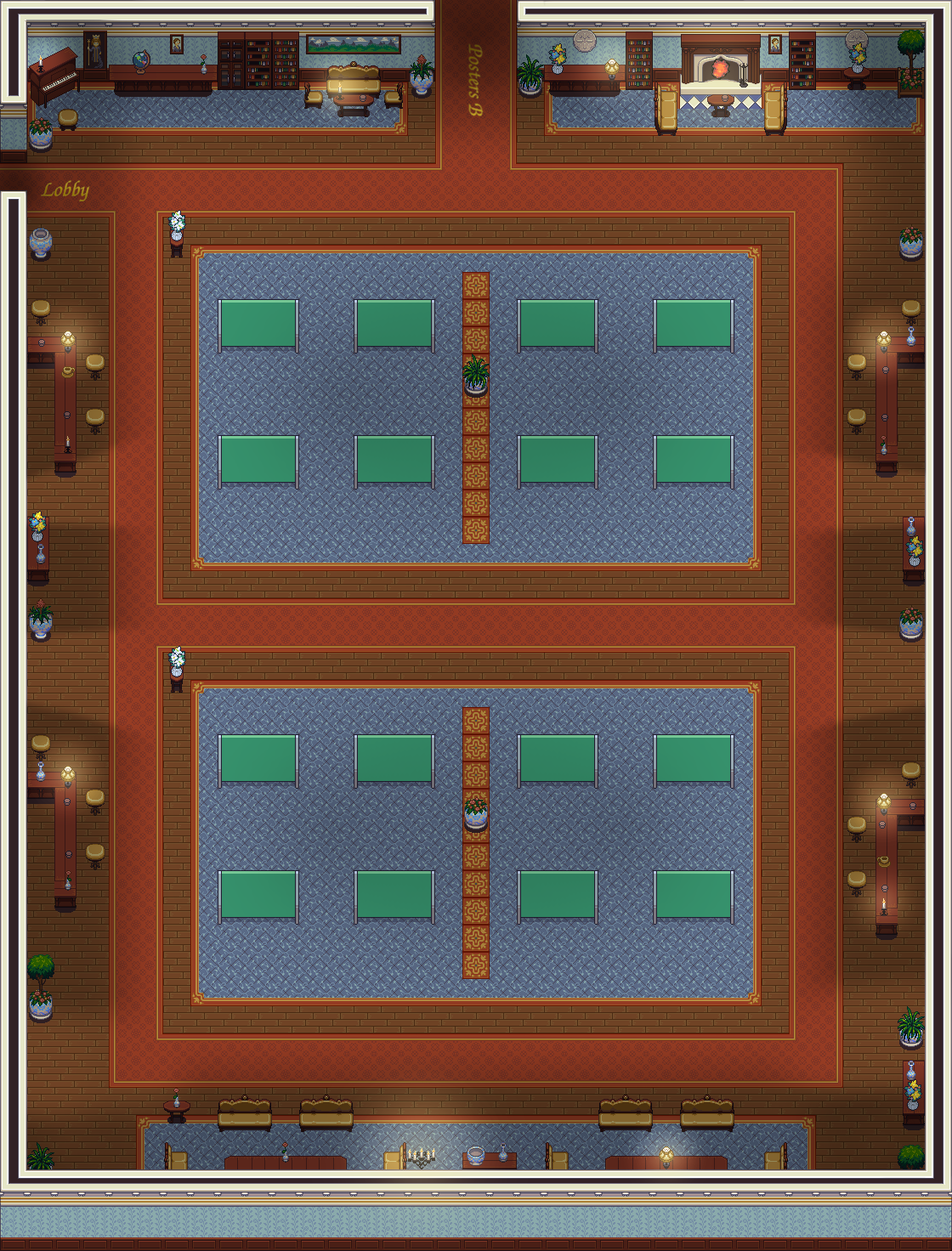
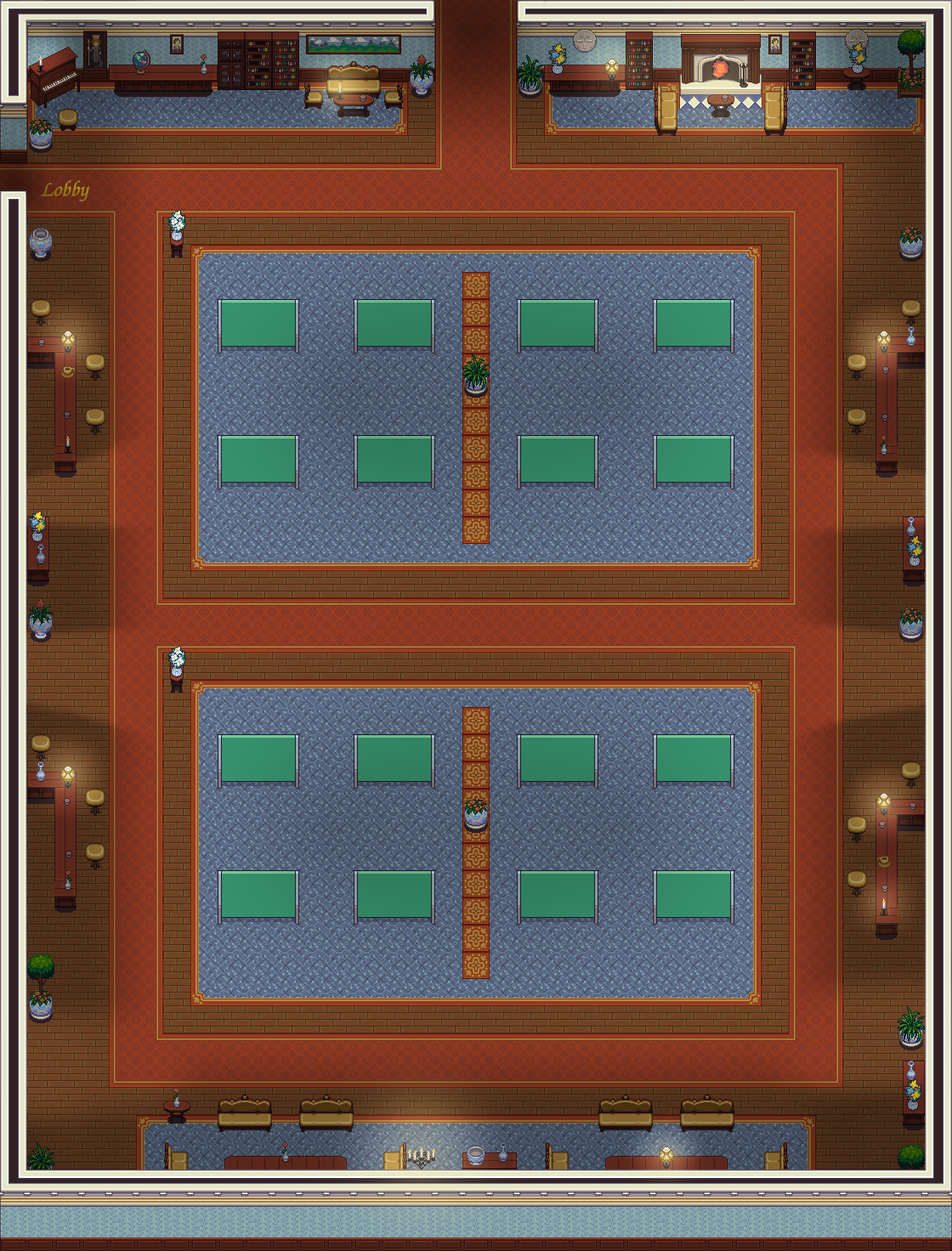
Revision of a layered 952px x 1251px image; what changed, layer by layer:
painted on "labels" over left=468, top=43, right=484, bottom=117
